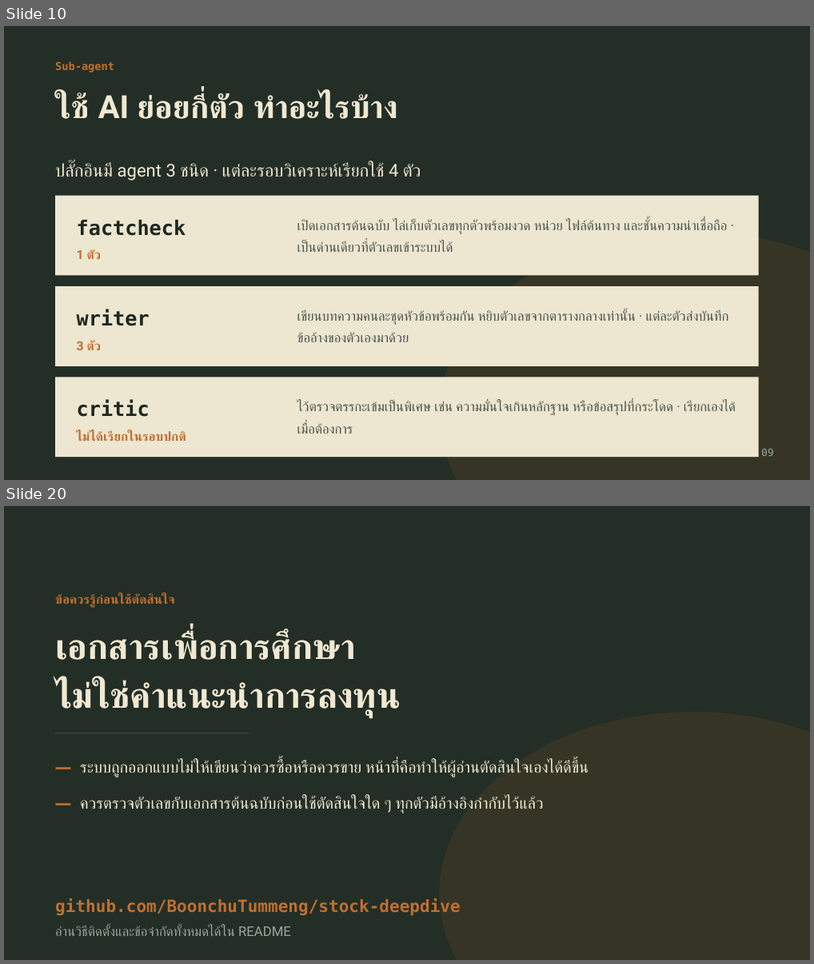
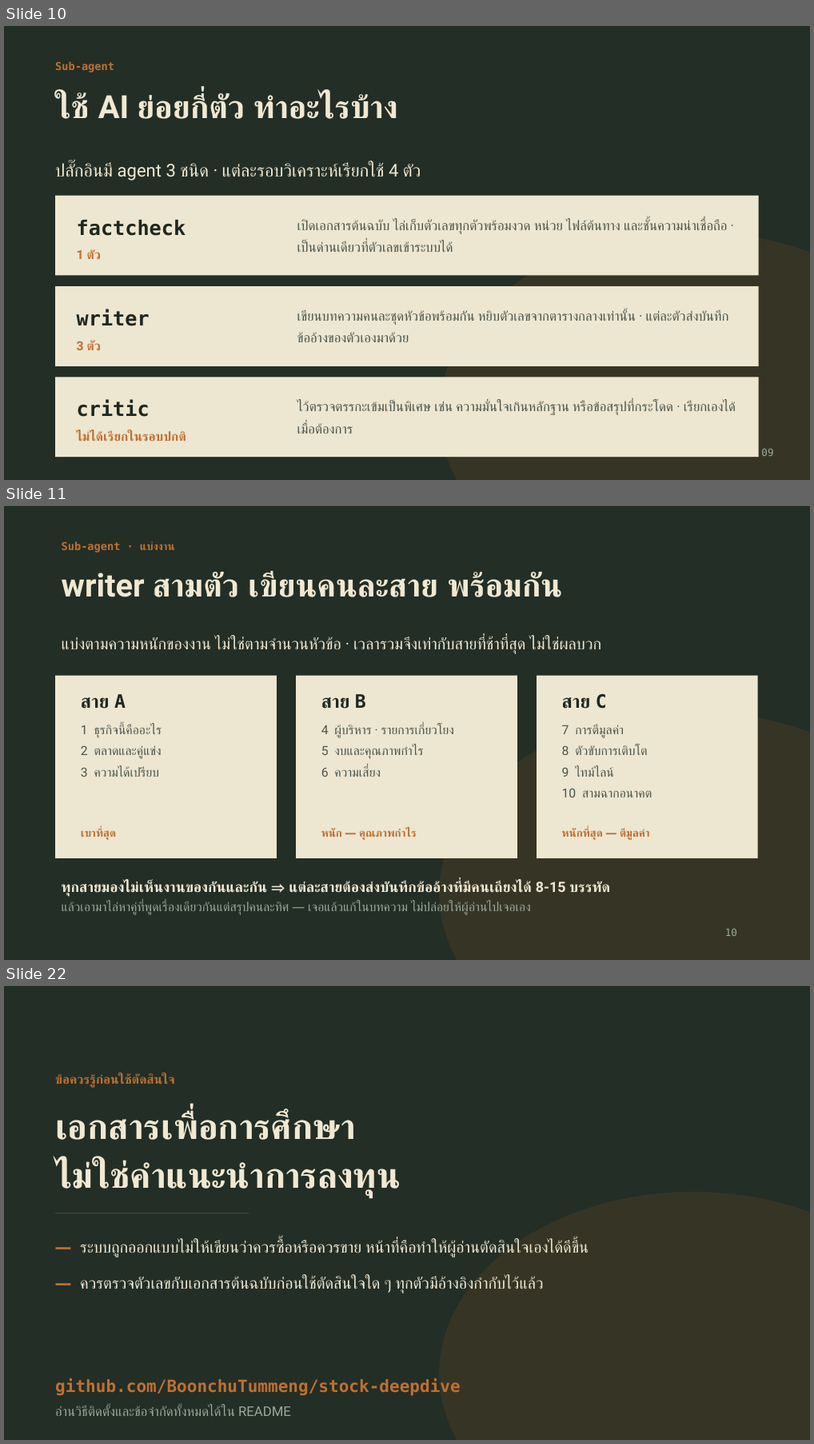
Before and after one commit to BoonchuTummeng/stock-deepdive, a slide deck: docs/stock-deepdive-guide.pptx. Shown one above the other, each under a label of ours: slides 10 and 20 before the commit, slides 10, 11 and 22 after it; the slides between them are not shown. The pictures are 814x964 and 814x1444 pixels, drawn with LibreOffice and Linux fonts; fonts in the diff are those of the drawing. Boxes give left, top, right and bottom in pixels: in the first picture for what was removed or moved away, otherwise in the second. Text is boxed around its words. In the diff, an @@ line names an element or a change of style, - is before the commit and + after.

```diff
--- a/docs/stock-deepdive-guide.pptx
+++ b/docs/stock-deepdive-guide.pptx
@@ slide 11 added at <box>4,506,810,960</box>, background #FFFFFF @@
@@ rectangle added at <box>4,506,810,960</box>, fill #232E26 @@
@@ text added at <box>62,541,175,552</box>, 13 pt, text #C07030, bold @@
+Sub-agent · แบ่งงาน
@@ text added at <box>62,571,562,597</box>, 38 pt, text #F0E8D2, bold @@
+writer สามตัว เขียนคนละสาย พร้อมกัน
@@ text added at <box>62,636,602,654</box>, 19 pt, text #F0E8D2 @@
+แบ่งตามความหนักของงาน ไม่ใช่ตามจำนวนหัวข้อ · เวลารวมจึงเท่ากับสายที่ช้าที่สุด ไม่ใช่ผลบวก
@@ rectangle added at <box>55,676,277,858</box>, fill #EDE6D0 @@
@@ text added at <box>81,694,126,708</box>, 22 pt, text #1E2820, bold @@
+สาย A
@@ rectangle added at <box>296,676,518,858</box>, fill #EDE6D0 @@
@@ text added at <box>322,694,366,708</box>, 22 pt, text #1E2820, bold @@
+สาย B
@@ rectangle added at <box>537,676,758,858</box>, fill #EDE6D0 @@
@@ text added at <box>562,694,607,708</box>, 22 pt, text #1E2820, bold @@
+สาย C
@@ ellipse added at <box>439,712,810,960</box>, fill #7A4E24 at 22% opacity @@
@@ text added at <box>81,724,162,776</box>, 15 pt, text #4A554C @@
+1 ธุรกิจนี้คืออะไร
+2 ตลาดและคู่แข่ง
+3 ความได้เปรียบ
@@ text added at <box>322,724,454,776</box>, 15 pt, text #4A554C @@
+4 ผู้บริหาร · รายการเกี่ยวโยง
+5 งบและคุณภาพกำไร
+6 ความเสี่ยง
@@ text added at <box>562,724,652,797</box>, 15 pt, text #4A554C @@
+7 การตีมูลค่า
+8 ตัวขับการเติบโต
+9 ไทม์ไลน์
+10 สามฉากอนาคต
@@ text added at <box>81,828,116,840</box>, 13 pt, text #C07030, bold @@
+เบาที่สุด
@@ text added at <box>322,828,417,840</box>, 13 pt, text #C07030, bold @@
+หนัก — คุณภาพกำไร
@@ text added at <box>562,828,650,840</box>, 13 pt, text #C07030, bold @@
+หนักที่สุด — ตีมูลค่า
@@ text added at <box>62,881,611,915</box>, 15 pt, text #9AA89C @@
+ทุกสายมองไม่เห็นงานของกันและกัน ⇒ แต่ละสายต้องส่งบันทึกข้ออ้างที่มีคนเถียงได้ 8-15 บรรทัด
+แล้วเอามาไล่หาคู่ที่พูดเรื่องเดียวกันแต่สรุปคนละทิศ — เจอแล้วแก้ในบทความ ไม่ปล่อยให้ผู้อ่านไปเจอเอง
@@ text added at <box>726,928,738,936</box>, 12 pt, text #9AA89C @@
+10
@@ what was slide 20 is now slide 22 @@
```
Also in this commit, not shown: 9 slides changed, 1 other slide added.
